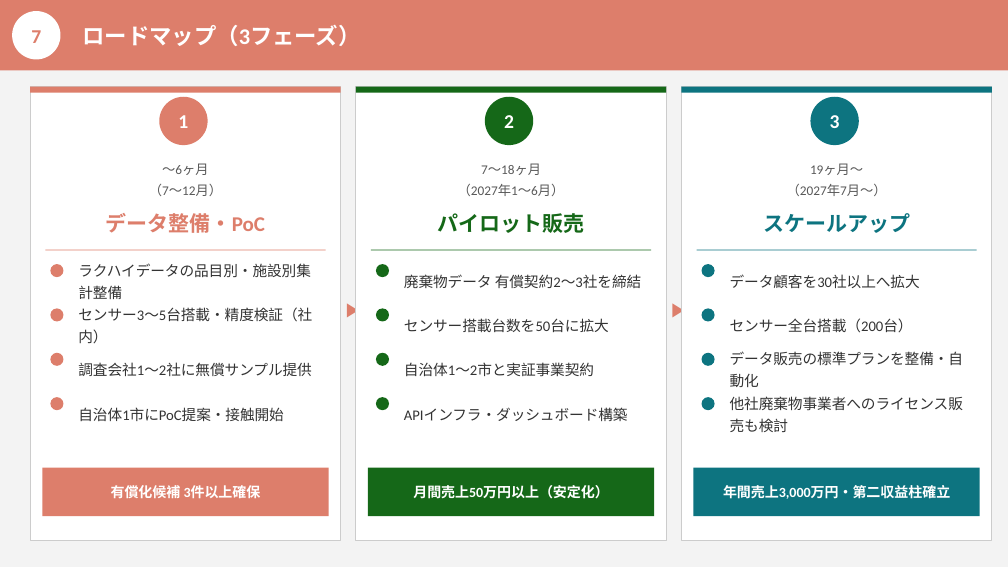
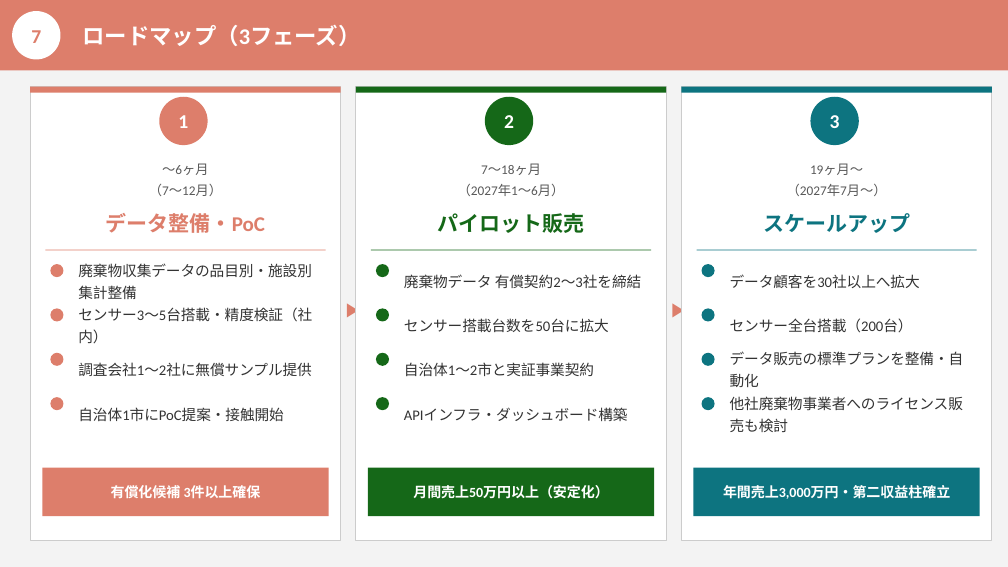
Before and after one commit to monomapblog-ui/sacure, a slide deck: slide 9 of データ事業計画書_v1.pptx. Drawn at 1008x567 pixels with LibreOffice and Linux fonts; fonts in the diff are those of the drawing. Boxes give left, top, right and bottom in pixels: in the first picture for what was removed or moved away, otherwise in the second. Text is boxed around its words. In the diff, an @@ line names an element or a change of style, - is before the commit and + after.

```diff
--- a/データ事業計画書_v1.pptx
+++ b/データ事業計画書_v1.pptx
@@ text at <box>78,263,312,299</box>: text changed @@
-ラクハイデータの品目別・施設別集計整備
+廃棄物収集データの品目別・施設別集計整備
```
Also in this commit, not shown: 3 other slides changed, 1 other file.
